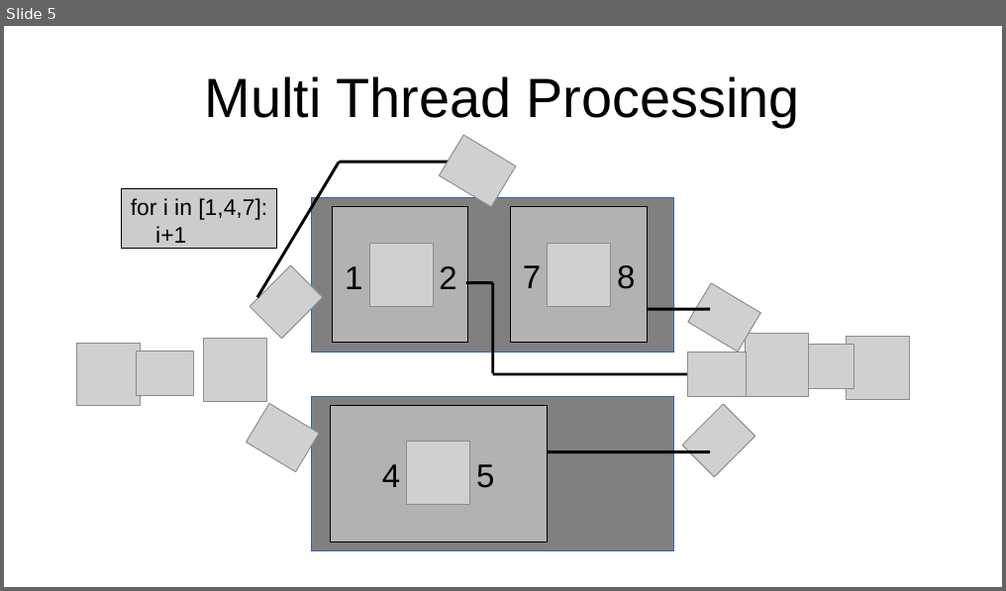
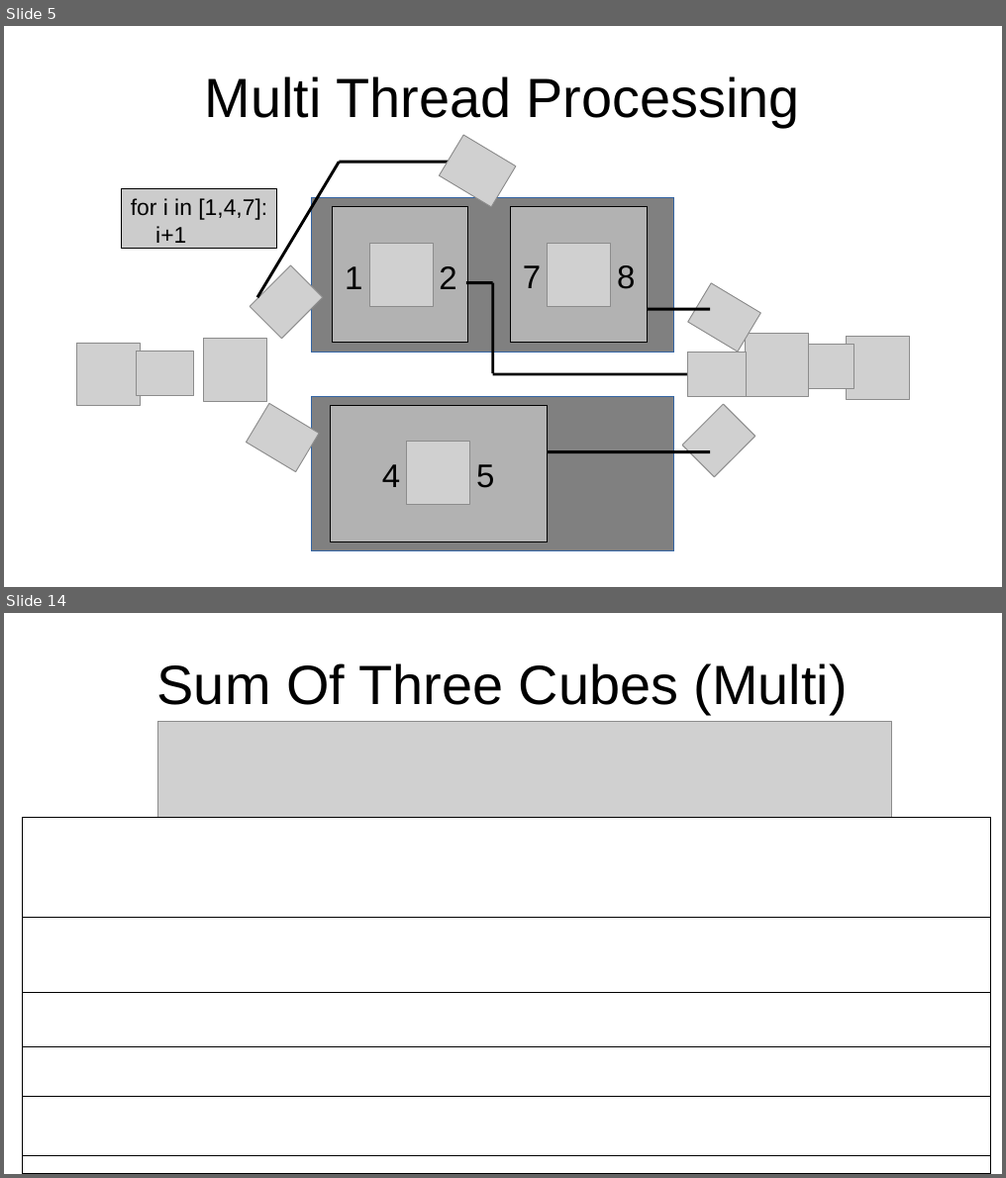
Before and after one commit to connor-makowski/pycelerator, a slide deck: pycelerator.odp. Shown one above the other, each under a label of ours: slide 5 before the commit, slides 5 and 14 after it; the slides between them are not shown. The pictures are 1006x591 and 1006x1178 pixels, drawn with LibreOffice and Linux fonts; fonts in the diff are those of the drawing; grey boxes stand for pictures. Boxes give left, top, right and bottom in pixels: in the first picture for what was removed or moved away, otherwise in the second. Text is boxed around its words. In the diff, an @@ line names an element or a change of style, - is before the commit and + after.

```diff
--- a/pycelerator.odp
+++ b/pycelerator.odp
@@ slide 14 added at bbox=[4, 613, 1002, 1174], background #FFFFFF @@
@@ title added at bbox=[157, 663, 847, 714], 44 pt, text #000000 @@
+Sum Of Three Cubes (Multi)
@@ picture added at bbox=[157, 722, 891, 1174] @@
@@ rectangle added at bbox=[22, 818, 991, 917], fill #FFFFFF, outline #000000 0 pt @@
@@ rectangle added at bbox=[22, 917, 991, 993], fill #FFFFFF, outline #000000 0 pt @@
@@ rectangle added at bbox=[22, 993, 991, 1048], fill #FFFFFF, outline #000000 0 pt @@
@@ rectangle added at bbox=[22, 1048, 991, 1096], fill #FFFFFF, outline #000000 0 pt @@
@@ rectangle added at bbox=[22, 1096, 991, 1157], fill #FFFFFF, outline #000000 0 pt @@
@@ rectangle added at bbox=[22, 1157, 991, 1174], fill #FFFFFF, outline #000000 0 pt @@
```
Also in this commit, not shown: 1 slide changed, 12 other slides added, 2 slides removed, 5 other files.
